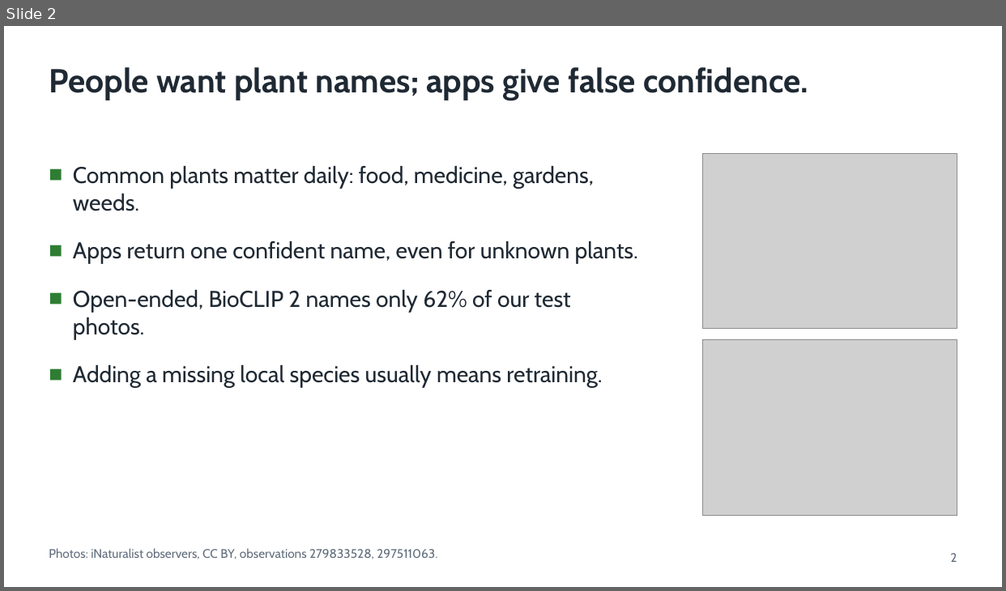
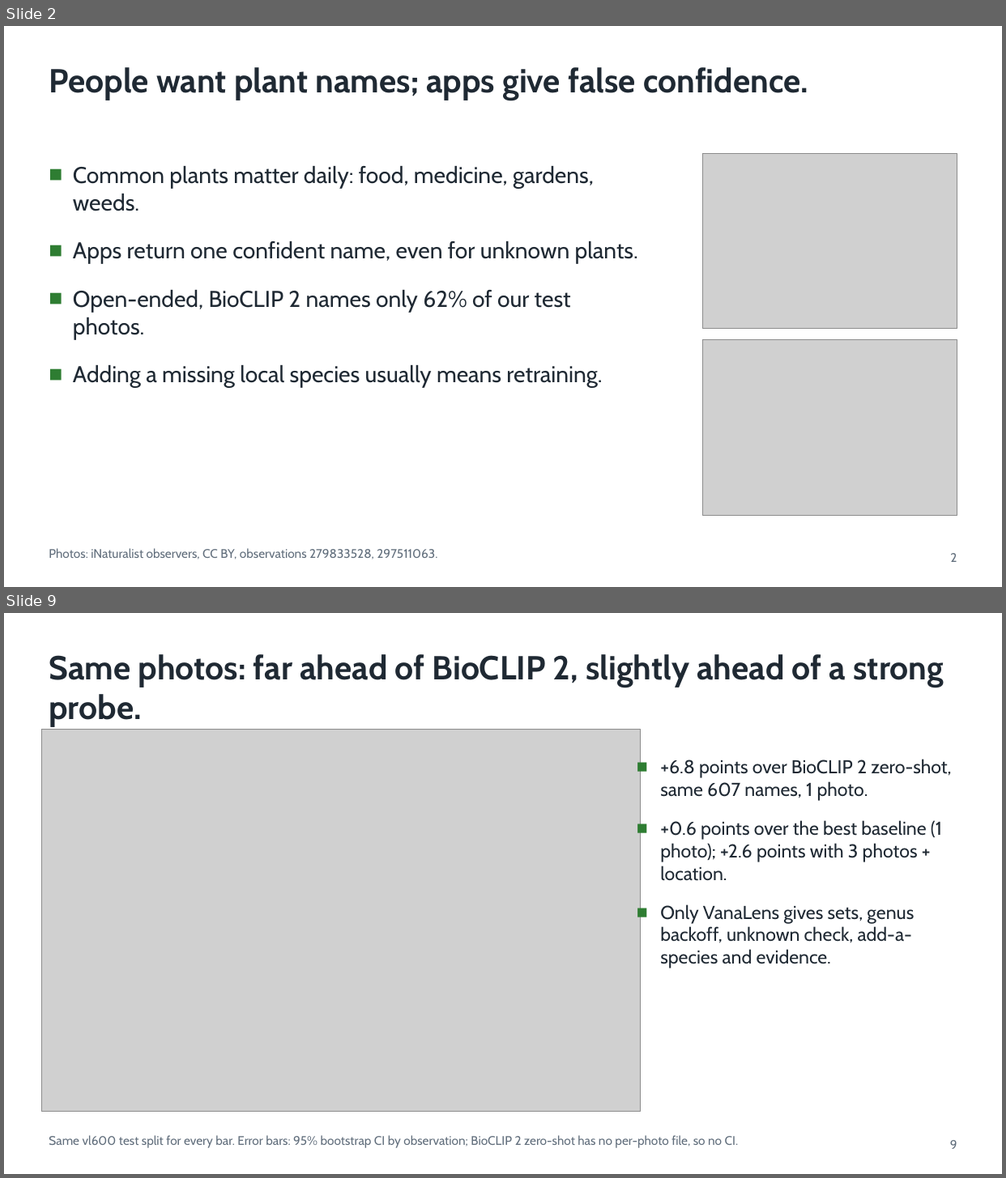
Before and after one commit to shadowBit01/Plant-Classifier-model, a slide deck: pitch/VanaLens.pptx. Shown one above the other, each under a label of ours: slide 2 before the commit, slides 2 and 9 after it; the slides between them are not shown. The pictures are 1006x591 and 1006x1178 pixels, drawn with LibreOffice and Linux fonts; fonts in the diff are those of the drawing; grey boxes stand for pictures. Boxes give left, top, right and bottom in pixels: in the first picture for what was removed or moved away, otherwise in the second. Text is boxed around its words. In the diff, an @@ line names an element or a change of style, - is before the commit and + after.

```diff
--- a/pitch/VanaLens.pptx
+++ b/pitch/VanaLens.pptx
@@ slide 9 added at [4,613,1002,1174], background #FFFFFF @@
@@ text added at [49,654,944,727], 32 pt, text #1F2933, bold @@
+Same photos: far ahead of BioCLIP 2, slightly ahead of a strong probe.
@@ picture added at [41,729,641,1112] @@
@@ text added at [660,759,951,969], 18 pt, text #1F2933 @@
+■ +6.8 points over BioCLIP 2 zero-shot, same 607 names, 1 photo.
+■ +0.6 points over the best baseline (1 photo); +2.6 points with 3 photos + location.
+■ Only VanaLens gives sets, genus backoff, unknown check, add-a-species and evidence.
@@ text added at [49,1135,739,1148], 12 pt, text #616E7C @@
+Same vl600 test split for every bar. Error bars: 95% bootstrap CI by observation; BioCLIP 2 zero-shot has no per-photo file, so no CI.
@@ text added at [950,1140,957,1149], 12 pt, text #616E7C @@
+9
```
Also in this commit, not shown: 10 slides changed, 2 other slides added, 31 other files.
